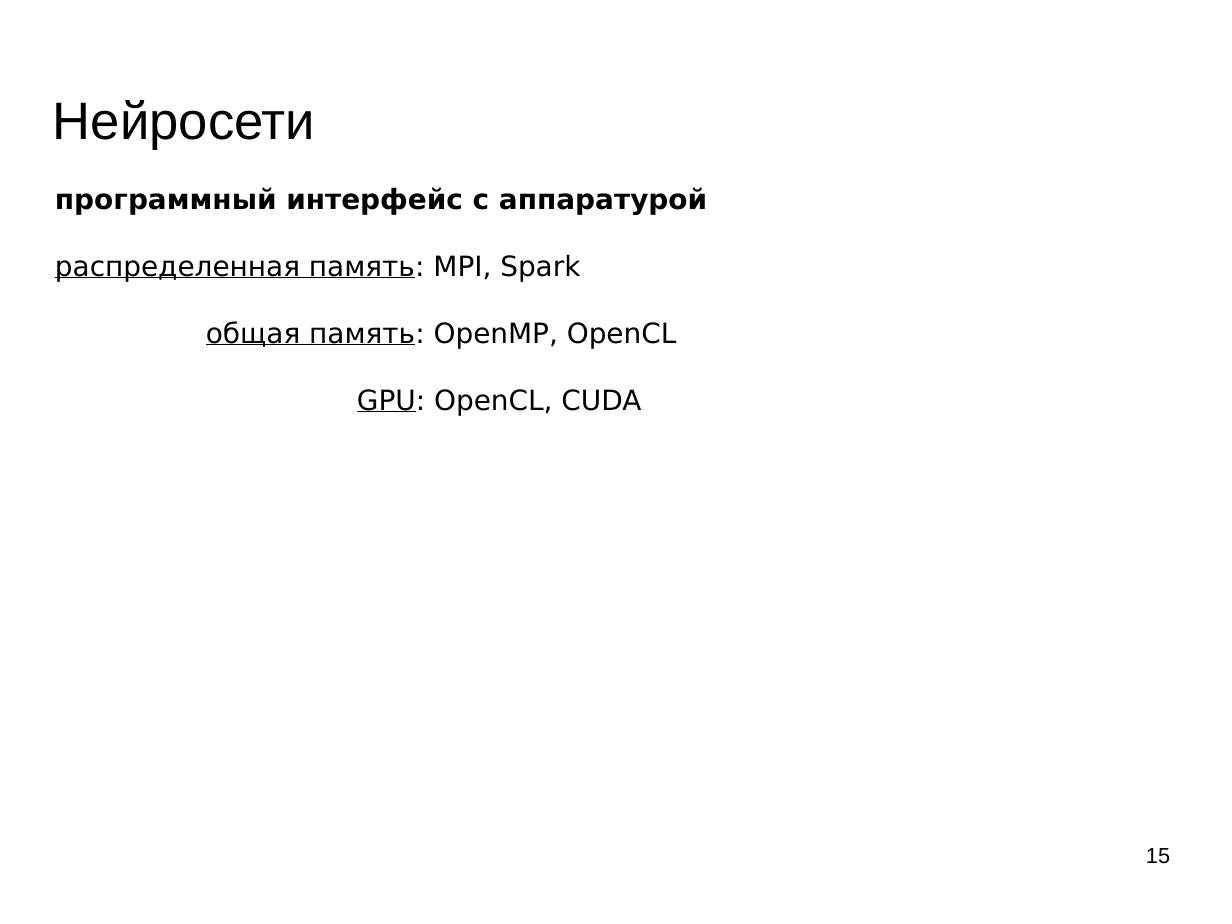
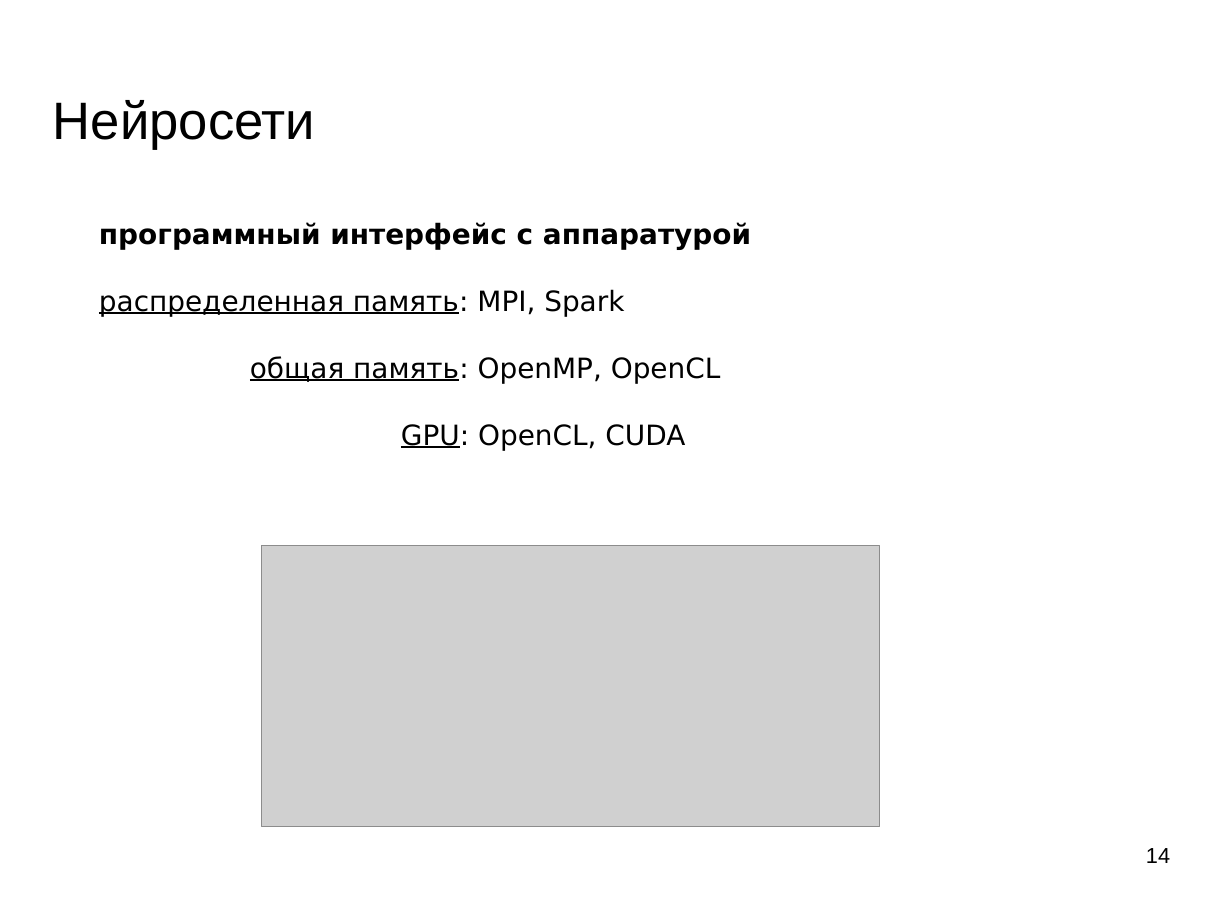
Before and after one commit to mechanoid5/ml_lectorium_legacy, a slide deck: slide 14 of 19-tech-stack-tf.odp (slide 15 before the commit). Drawn at 1232x924 pixels with LibreOffice and Linux fonts; fonts in the diff are those of the drawing; grey boxes stand for pictures; background and template pictures are left out. Boxes give left, top, right and bottom in pixels: in the first picture for what was removed or moved away, otherwise in the second. Text is boxed around its words. In the diff, an @@ line names an element or a change of style, - is before the commit and + after.

```diff
--- a/19-tech-stack-tf.odp
+++ b/19-tech-stack-tf.odp
@@ text "программный интерфейс с аппаратурой": place and size @@
-text "программный интерфейс с аппаратурой" at [55,187,707,416]
+text "программный интерфейс с аппаратурой" at [99,222,751,451]
@@ picture added at [262,546,880,827] @@
@@ page number at [1146,848,1170,863]: text changed @@
-15
+14
```
Also in this commit, not shown: 11 other slides changed, 1 slide removed, 9 other files.
